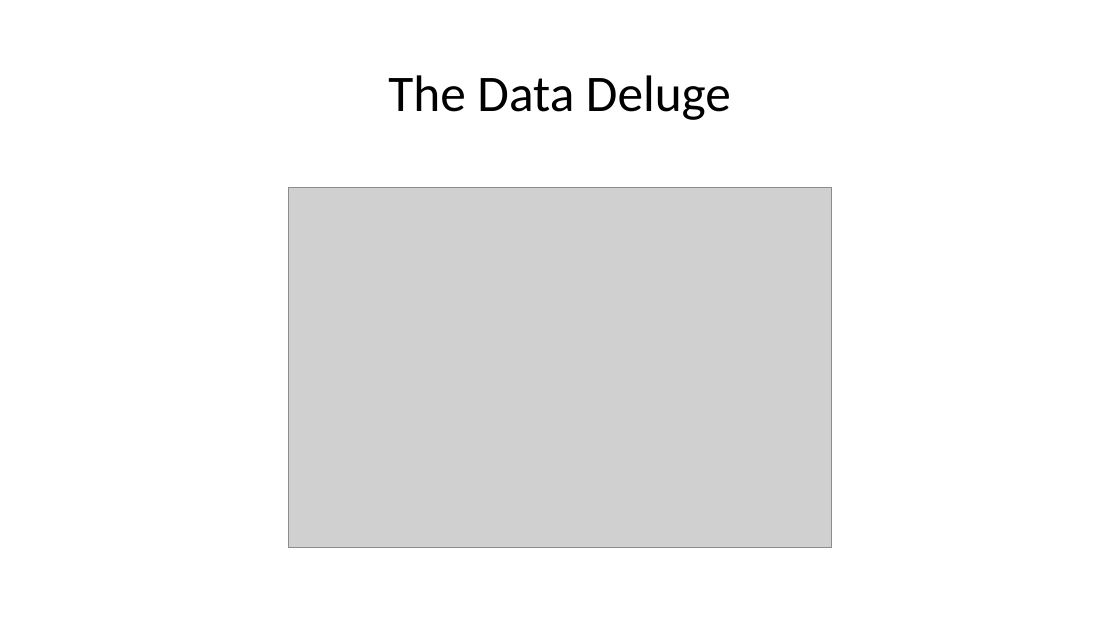
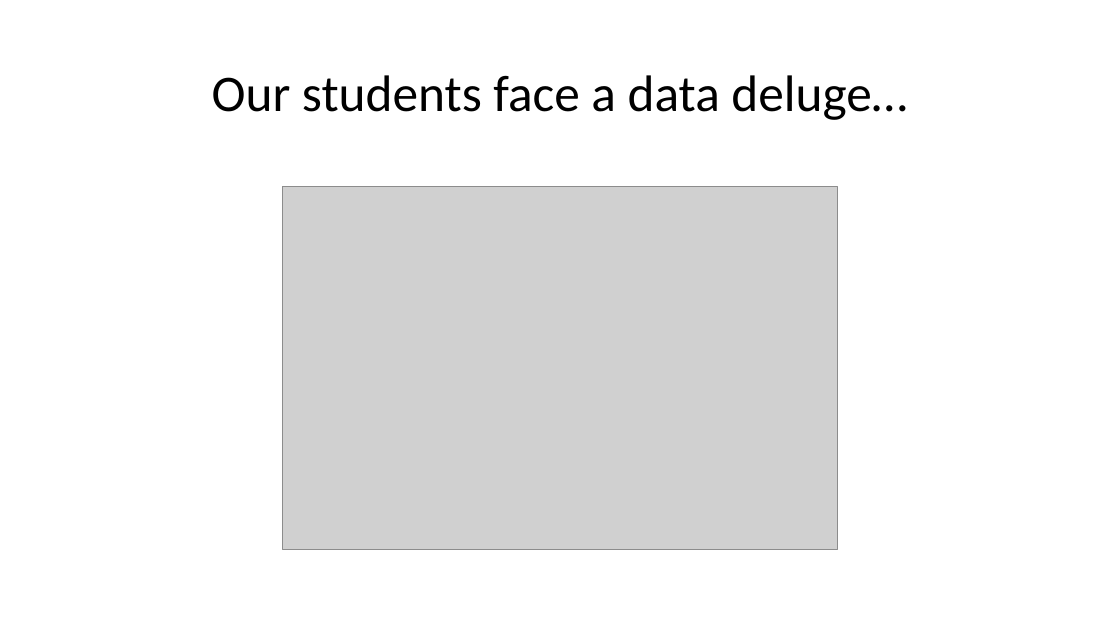
Before and after one commit to mydatastory-dev/projects, a slide deck: slide 3 of _ctsi/ctsi_presentation.pptx. Drawn at 1120x630 pixels with LibreOffice and Linux fonts; fonts in the diff are those of the drawing; grey boxes stand for pictures. Boxes give left, top, right and bottom in pixels: in the first picture for what was removed or moved away, otherwise in the second. Text is boxed around its words. In the diff, an @@ line names an element or a change of style, - is before the commit and + after.

Commit message:
Continued work on the "What is a DataStory" section.

```diff
--- a/_ctsi/ctsi_presentation.pptx
+++ b/_ctsi/ctsi_presentation.pptx
@@ title at bbox=[212, 75, 907, 120]: text changed @@
-The Data Deluge
+Our students face a data deluge…
@@ picture: place and size @@
-picture at bbox=[289, 187, 832, 548]
+picture at bbox=[283, 187, 838, 549]
```
Also in this commit, not shown: 3 other slides changed, 3 slides added, 2 slides removed.
